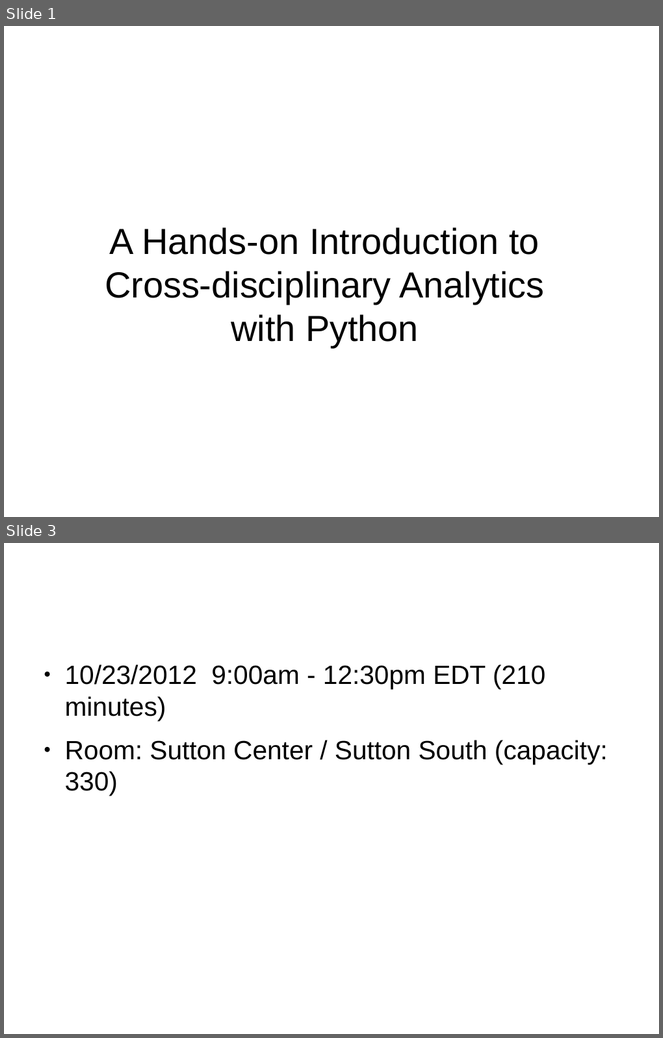
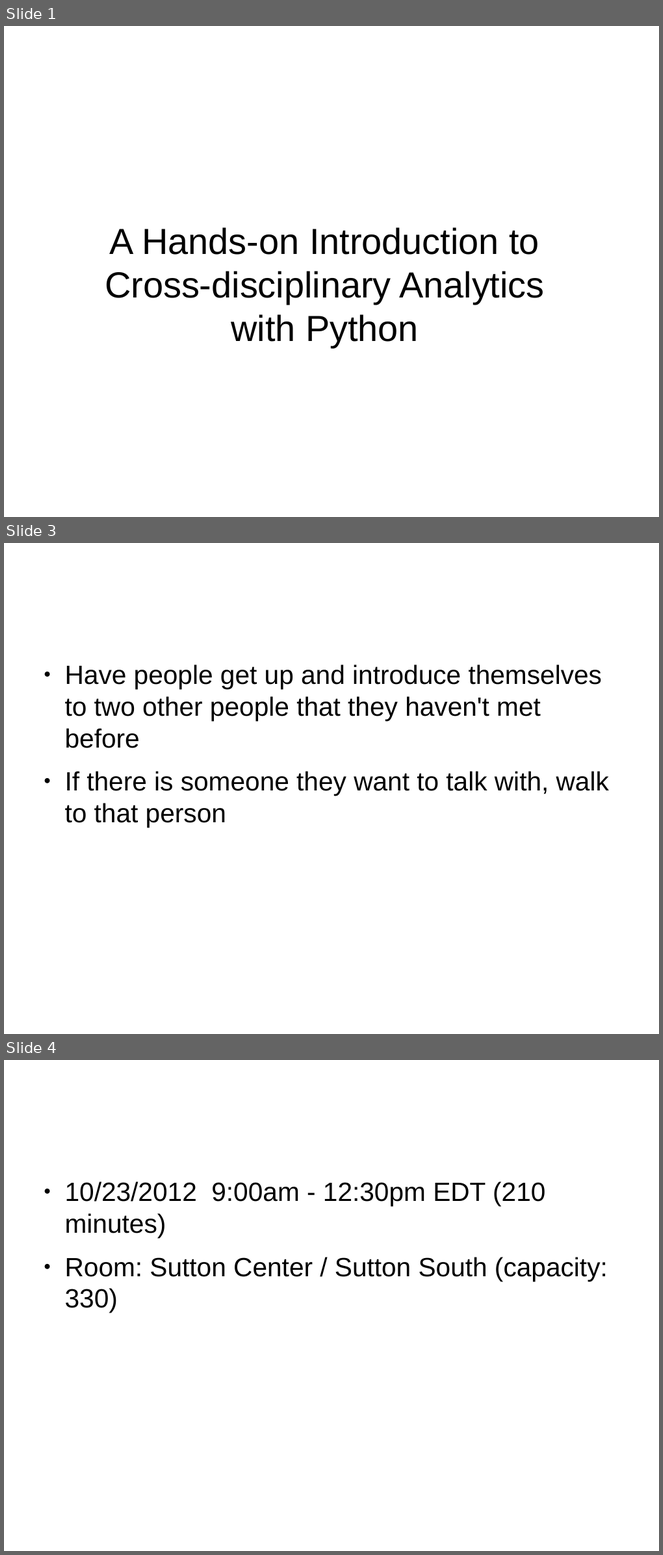
Before and after one commit to crosscompute/analytical-tutorials, a slide deck: 2012-StrataConference-CrossDisciplinaryAnalyticsWithPython.odp. Shown one above the other, each under a label of ours: slides 1 and 3 before the commit, slides 1, 3 and 4 after it; the slides between them are not shown. The pictures are 663x1038 and 663x1555 pixels, drawn with LibreOffice and Linux fonts; fonts in the diff are those of the drawing. Boxes give left, top, right and bottom in pixels: in the first picture for what was removed or moved away, otherwise in the second. Text is boxed around its words. In the diff, an @@ line names an element or a change of style, - is before the commit and + after.

```diff
--- a/2012-StrataConference-CrossDisciplinaryAnalyticsWithPython.odp
+++ b/2012-StrataConference-CrossDisciplinaryAnalyticsWithPython.odp
@@ slide 3 added at (4,543,659,1034), background #FFFFFF @@
@@ text added at (65,665,609,828), 32 pt, text #000000 @@
+● Have people get up and introduce themselves to two other people that they haven't met before
+● If there is someone they want to talk with, walk to that person
@@ what was slide 3 is now slide 4 @@
```
Also in this commit, not shown: 3 slides changed, 1 other slide added, 1 other file.
